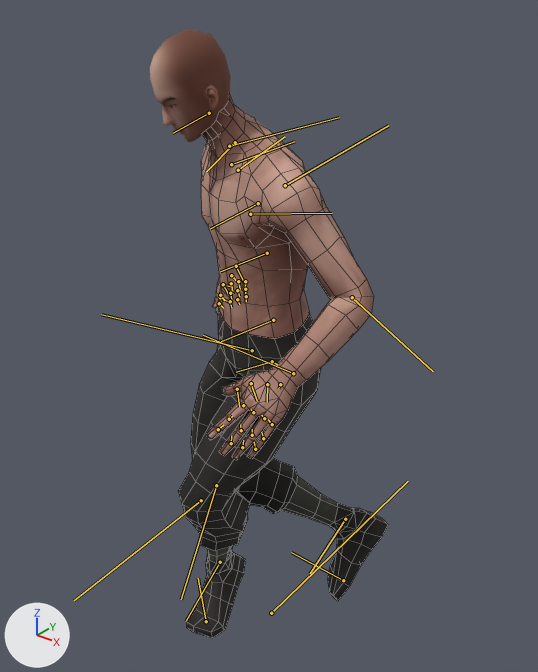
The FBX model Anim/Sword_Run_Eqip_Left.FBX as it was, and as the next commit left it.
Both versions are drawn from a camera (50 mm lens) standing at (1.115, -1.408, 1.872) and looking at (-0.024, 0.015, 0.99). Arrows for +X, +Y and +Z are at lower left; the lights stay in place. Both versions are drawn at frame 2 of the action 'Take 001'; the numbers are the values there. The bones that bend it are drawn over the model as lines. Mesh edges are drawn as thin lines on the coarser meshes.

The first picture shows 'Man_Body_0', 'Man_Face_0', '对象003'.
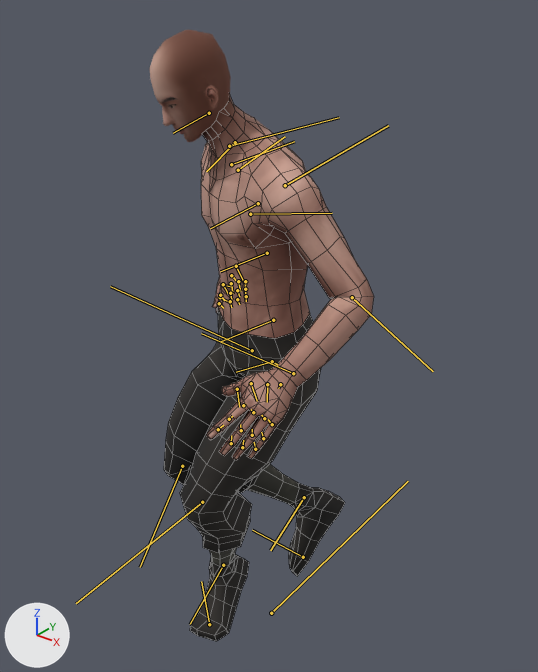
Edits to the bpy script that builds the scene:
```text
Change bone_bip001_l_thigh:
    where bone_bip001_l_thigh = bpy.data.objects['Armature'].pose.bones['Bip001 L Thigh']  # child of 'Bip001 Spine'
    bone_bip001_l_thigh.rotation_quaternion: (0.912, -0.085, -0.169, 0.365) -> (0.914, -0.082, -0.159, 0.365)  # degrees (-17, -14, 46) -> degrees (-16, -13, 45)
Change bone_bip001_r_thigh:
    where bone_bip001_r_thigh = bpy.data.objects['Armature'].pose.bones['Bip001 R Thigh']  # child of 'Bip001 Spine'
    bone_bip001_r_thigh.rotation_quaternion: (0.936, 0.273, 0.119, 0.185) -> (0.93, 0.22, 0.013, 0.293)  # degrees (34, 7, 25) -> degrees (25, -6, 34)
Change bone_bip001_r_calf:
    where bone_bip001_r_calf = bpy.data.objects['Armature'].pose.bones['Bip001 R Calf']  # child of 'Bip001 R Thigh'
    bone_bip001_r_calf.rotation_quaternion: (0.765, 0.0, 0.0, -0.644) -> (0.709, 0.0, 0.0, -0.706)  # degrees (0, 0, -80) -> degrees (0, 0, -90)
Change bone_bip001_r_foot:
    where bone_bip001_r_foot = bpy.data.objects['Armature'].pose.bones['Bip001 R Foot']  # child of 'Bip001 R Calf'
    bone_bip001_r_foot.rotation_quaternion: (0.989, -0.094, -0.092, 0.072) -> (0.989, -0.141, -0.008, 0.039)  # degrees (-12, -10, 9) -> degrees (-16, 0, 5)
```

Where the change shows, as pixel boxes (x1, y1, x2, y2) in the pictures (538 x 672 px):
'对象003', posed (14% narrower)
    before: (178, 308, 388, 638)
    after: (164, 308, 345, 641)
bone 'Bip001 L Thigh', root to tip
    before: (293, 373) to (203, 335)
    after: (293, 373) to (201, 333)
bone 'Bip001 R Thigh', root to tip
    before: (252, 350) to (101, 314)
    after: (252, 350) to (110, 286)
bone 'Bip001 R Calf', root to tip
    before: (216, 485) to (181, 599)
    after: (182, 466) to (140, 567)
bone 'Bip001 R Foot', root to tip
    before: (345, 519) to (310, 573)
    after: (304, 497) to (270, 550)
